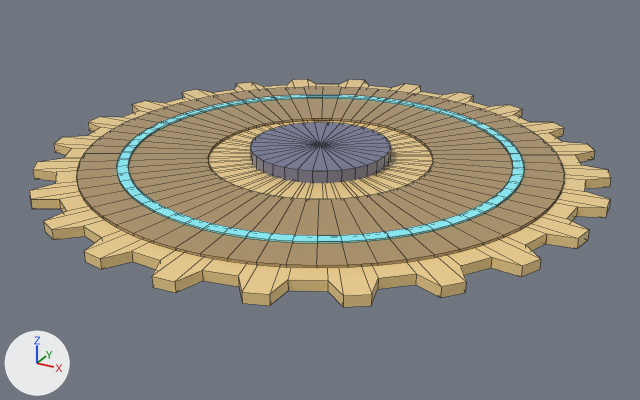
Before and after pictures for a commit that changed the OBJ model Assets/_Game/Stage/Models/Stage03_Gear/Gear_Core.obj.
Both versions are drawn from a 50 mm camera at (5.16, -9.4, 4.2) aimed at (0.09, -0.18, -0.4). Arrows for +X, +Y and +Z are at lower left; the lights stay in place. The older version comes first. Mesh edges are drawn as thin lines. Where no turn or scale is listed for an object, it has been applied to the vertices. Vertices at exactly the same position are counted once.

Objects in the first picture: 'Gear_Core'.
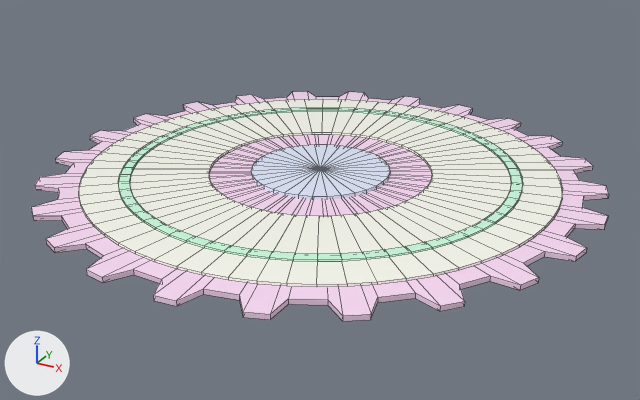
Patch to the scene script:
```diff
--- a/Assets/_Game/Stage/Models/Stage03_Gear/Gear_Core.obj.py
+++ b/Assets/_Game/Stage/Models/Stage03_Gear/Gear_Core.obj.py
@@ mat_g3_gold @@
 mat_g3_gold = principled_material('G3_Gold')
-mat_g3_gold.base_color = (0.88, 0.64, 0.27)  # beige #f1d18e
+mat_g3_gold.base_color = (1.0, 0.73, 0.95)  # pale pink #ffdef9
 mat_g3_gold.roughness = 0.0
@@ mat_g3_brass @@
 mat_g3_brass = principled_material('G3_Brass')
-mat_g3_brass.base_color = (0.42, 0.29, 0.13)  # brown #ad9365
+mat_g3_brass.base_color = (0.99, 1.0, 0.9)  # white #fefff3
 mat_g3_brass.roughness = 0.0
@@ mat_g3_steel @@
 mat_g3_steel = principled_material('G3_Steel')
-mat_g3_steel.base_color = (0.17, 0.18, 0.3)  # greyish blue #737695
+mat_g3_steel.base_color = (0.76, 0.83, 1.0)  # pale blue #e2ebff
 mat_g3_steel.roughness = 0.0
@@ mat_g3_glowcyan @@
 mat_g3_glowcyan = principled_material('G3_GlowCyan')
-mat_g3_glowcyan.base_color = (0.25, 0.9, 1.0)  # cyan #89f3ff
+mat_g3_glowcyan.base_color = (0.63, 1.0, 0.76)  # green #d0ffe2
 mat_g3_glowcyan.roughness = 0.0
@@ me_gear_core @@
 # used by ob_gear_core; location = (0.0, 0.0, 0.0)
-me_gear_core.from_pydata(...)  # 771 vertices, 736 faces; spans x -3.6..3.6, y -3.6..3.6, z 0.0..0.28
+me_gear_core.from_pydata(...)  # 771 vertices, 736 faces; spans x -3.6..3.6, y -3.6..3.6, z -0.15..-0.04
+# me_gear_core part 1: the loose piece of 194 vertices spanning x -3.6..3.6, y -3.6..3.6, z 0.0..0.12 is scaled about its middle by (1, 1, 0.5), then moved by (0.0, 0.0, -0.18)
+# me_gear_core part 2: the loose piece of 256 vertices spanning x -3.05..3.05, y -3.05..3.05, z 0.12..0.15 is moved by (0.0, 0.0, -0.21)
+# me_gear_core part 3: the loose piece of 65 vertices spanning x -0.9..0.9, y -0.9..0.9, z 0.0..0.28 is scaled about its middle by (1, 1, 0.357), then moved by (0.0, 0.0, -0.24)
+# me_gear_core part 4: the loose piece of 256 vertices spanning x -2.57..2.57, y -2.57..2.57, z 0.15..0.17 is moved by (0.0, 0.0, -0.21)
 me_gear_core.materials.append(mat_g3_gold)
```

Pixel boxes (x1, y1, x2, y2) of what changed, in the pictures (640 x 400 px; the box of a moved part takes in the faces that stretch with it):
'Gear_Core', recoloured, reshaped: before (29, 79, 611, 307); after (31, 91, 609, 321)
part 1 of me_gear_core, moved or reshaped: before (29, 79, 611, 307); after (31, 91, 609, 321)
part 2 of me_gear_core, moved or reshaped: before (76, 87, 565, 268); after (78, 99, 563, 287)
part 3 of me_gear_core, moved or reshaped: before (250, 122, 391, 183); after (251, 145, 390, 199)
part 4 of me_gear_core, moved or reshaped: before (116, 94, 525, 243); after (118, 107, 523, 261)
